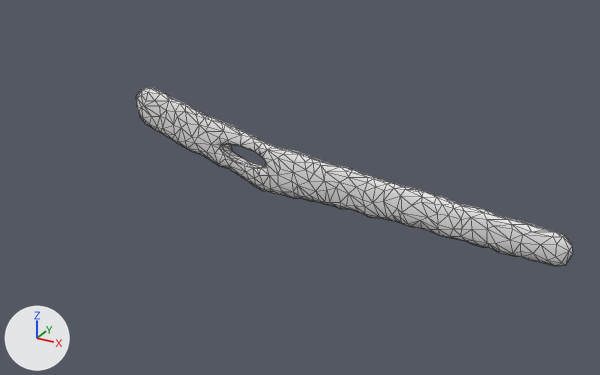
A saved change to the FBX model blender/out/Velociraptor/export/Os_Machoire_Velociraptor.fbx.
Both versions are drawn from a 50 mm lens placed at (0.847, -1.642, 0.765), pointed at (0.011, -0.121, 0.004). Lighting does not change. The marker at lower left points along +X, +Y and +Z. The older version comes first. Mesh edges are drawn as thin lines.

In view in the first picture: 'Os_Machoire_Velociraptor_01'.
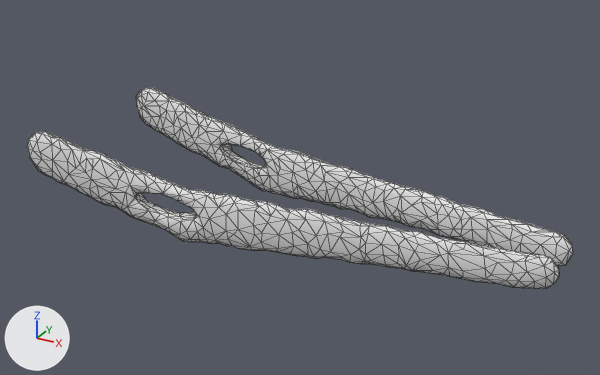
The newer file is also turned or shifted as a whole; pictures and numbers use the older file's frame.

Pixel boxes (x1, y1, x2, y2) of what changed, in the pictures (600 x 375 px):
'Os_Machoire_Velociraptor_01', reshaped (25% wider, 13% taller): before (136, 88, 573, 266); after (27, 88, 573, 289)
part 1 of me_os_machoire_velociraptor_01, added: after (27, 131, 559, 289)

What the commit changed:
me_os_machoire_velociraptor_01 is used by ob_os_machoire_velociraptor_01; location (0.0, 0.0, 0.0).
me_os_machoire_velociraptor_01 had 600 vertices, 1200 faces and spanned x -0.614..0.614, y -0.086..0.086, z -0.106..0.106.
me_os_machoire_velociraptor_01 now has 1200 vertices, 2400 faces and spans x -0.614..0.614, y -0.342..0.086, z -0.106..0.109.
me_os_machoire_velociraptor_01 part 1: a new loose piece of 600 vertices spanning x -0.611..0.611, y -0.342..-0.172, z -0.106..0.109, in mat_museum_bone___warm_ivory (white #e7e7e7).
